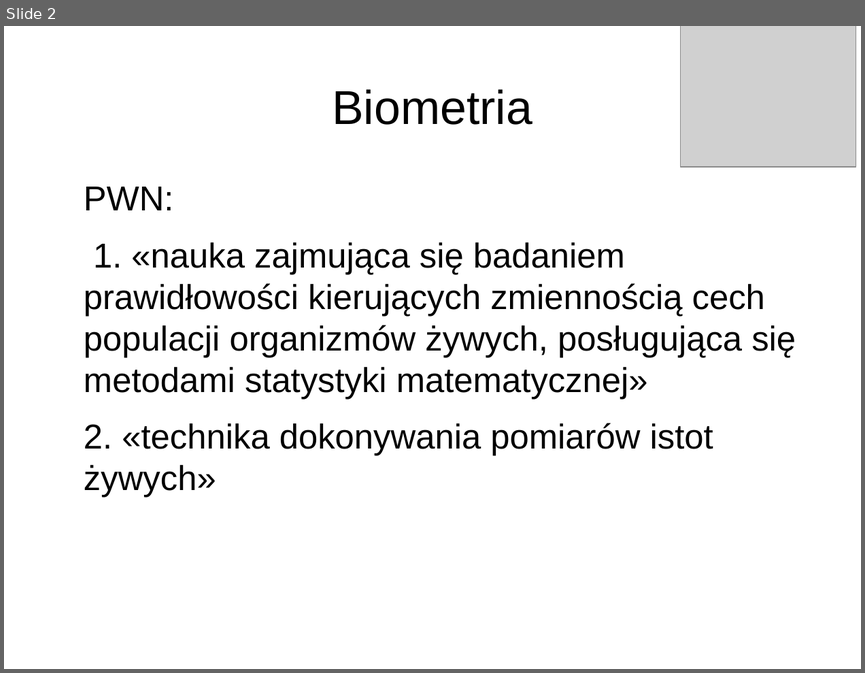
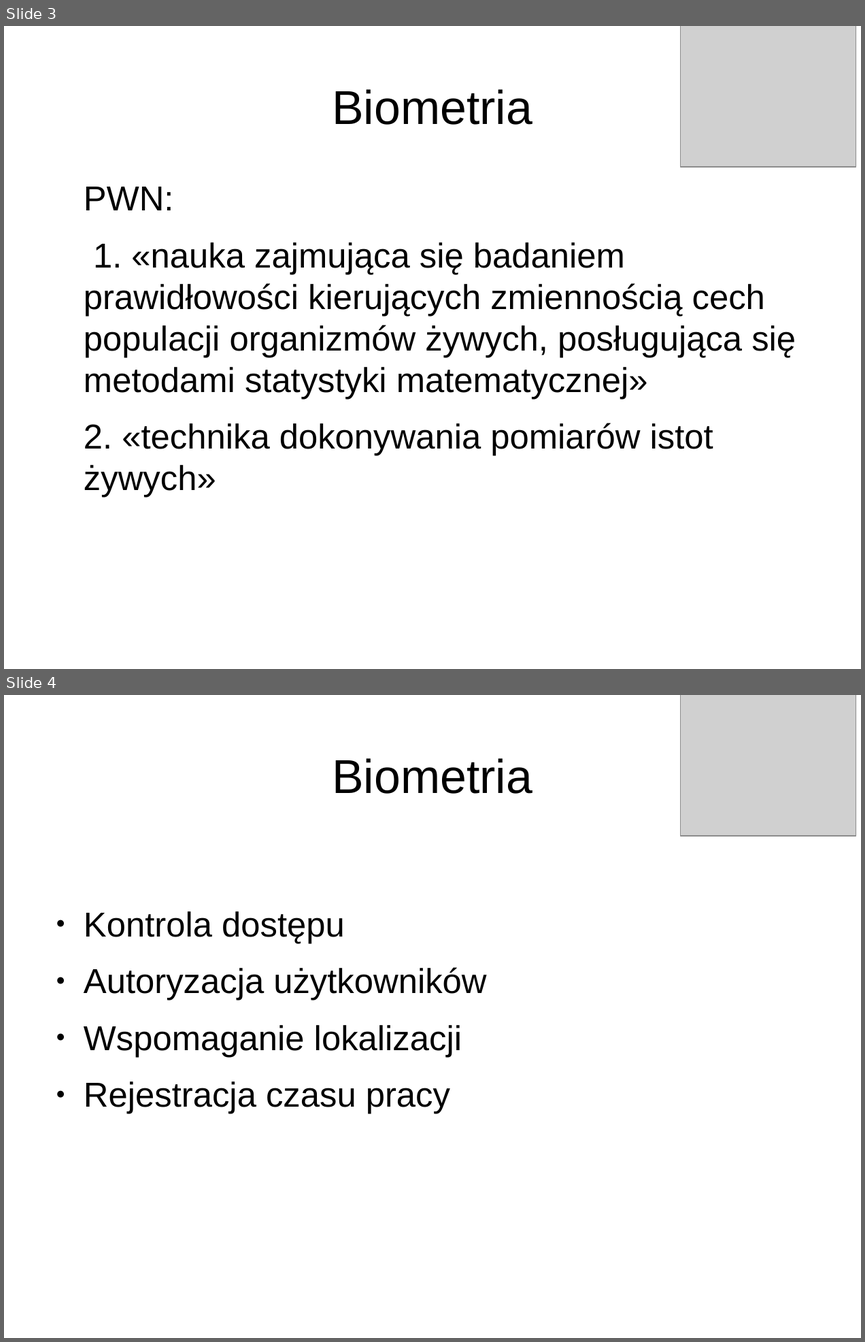
Before and after one commit to rozkminiacz/TouchDataAnalysisAndStuff, a slide deck: prezentacja/agh-kerma-szablon-cyjan.odp. Shown one above the other, each under a label of ours: slide 2 before the commit, slides 3 and 4 after it. The pictures are 865x673 and 865x1342 pixels, drawn with LibreOffice and Linux fonts; fonts in the diff are those of the drawing; grey boxes stand for pictures; background and template pictures are left out. Boxes give left, top, right and bottom in pixels: in the first picture for what was removed or moved away, otherwise in the second. Text is boxed around its words. In the diff, an @@ line names an element or a change of style, - is before the commit and + after.

```diff
--- a/prezentacja/agh-kerma-szablon-cyjan.odp
+++ b/prezentacja/agh-kerma-szablon-cyjan.odp
@@ slide 4 added at (4, 695, 861, 1338), background picture (left out) @@
@@ picture added at (681, 695, 855, 836) @@
@@ title added at (332, 758, 532, 794), 44 pt, text #000000 @@
+Biometria
@@ text added at (84, 911, 486, 1114), 32 pt, text #000000 @@
+● Kontrola dostępu
+● Autoryzacja użytkowników
+● Wspomaganie lokalizacji
+● Rejestracja czasu pracy
@@ what was slide 2 is now slide 3 @@
```
Also in this commit, not shown: 7 other slides added, 32 other files.
